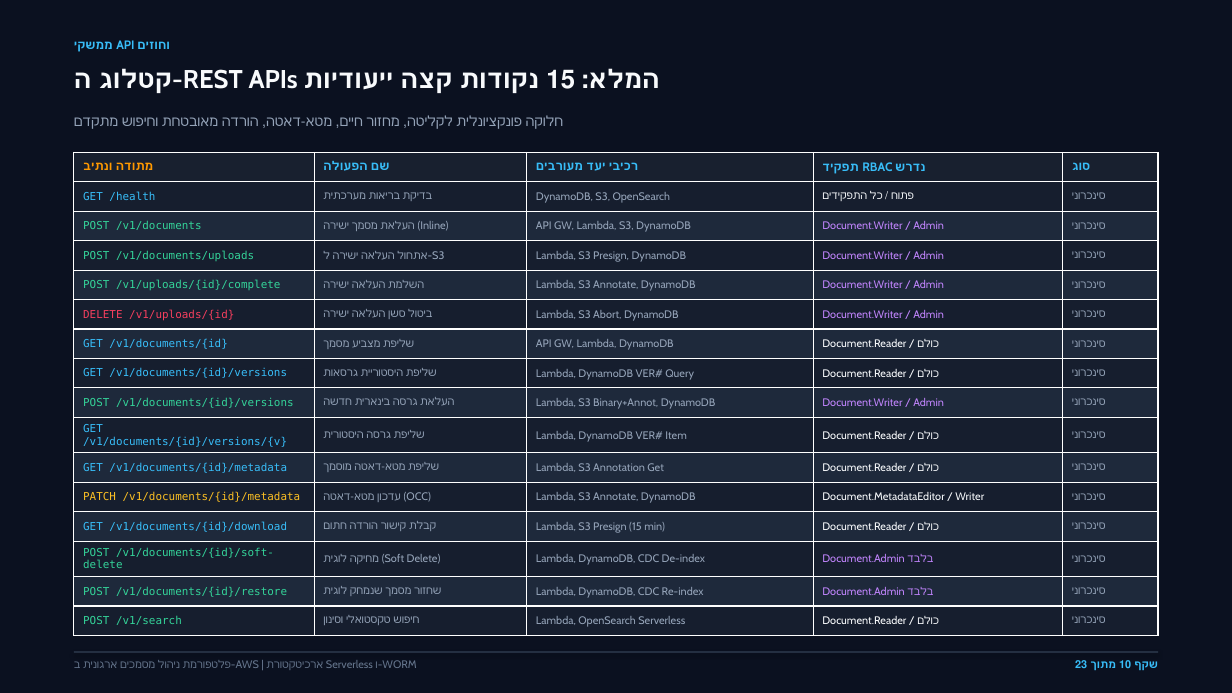
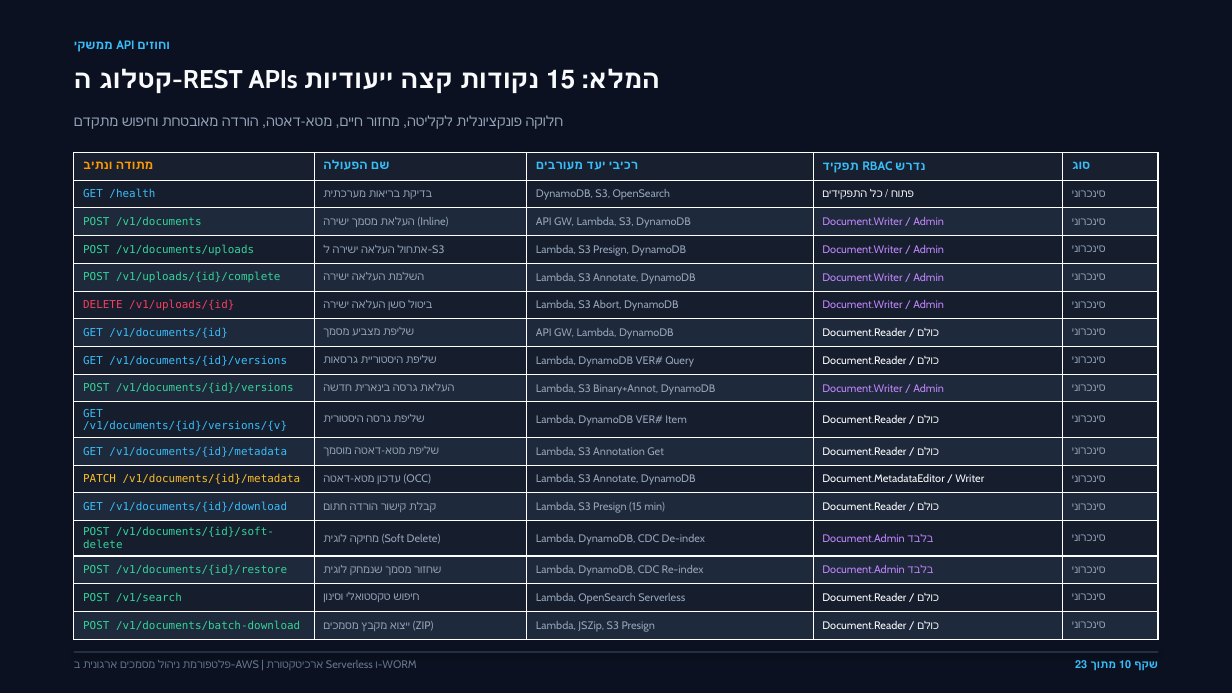
Before and after one commit to peydan/aws-doc-management-system, a slide deck: slide 10 of presentations/AWS_Document_Management_Platform_Architecture_Hebrew.pptx. Drawn at 1232x693 pixels with LibreOffice and Linux fonts; fonts in the diff are those of the drawing. Boxes give left, top, right and bottom in pixels: in the first picture for what was removed or moved away, otherwise in the second. Text is boxed around its words. In the diff, an @@ line names an element or a change of style, - is before the commit and + after.

```diff
--- a/presentations/AWS_Document_Management_Platform_Architecture_Hebrew.pptx
+++ b/presentations/AWS_Document_Management_Platform_Architecture_Hebrew.pptx
@@ table at (74, 152, 1158, 636) @@
+row 17: POST /v1/documents/batch-download | ייצוא מקבץ מסמכים (ZIP) | Lambda, JSZip, S3 Presign | Document.Reader / כולם | סינכרוני
```
Also in this commit, not shown: 1 other slide changed, 44 other files.
